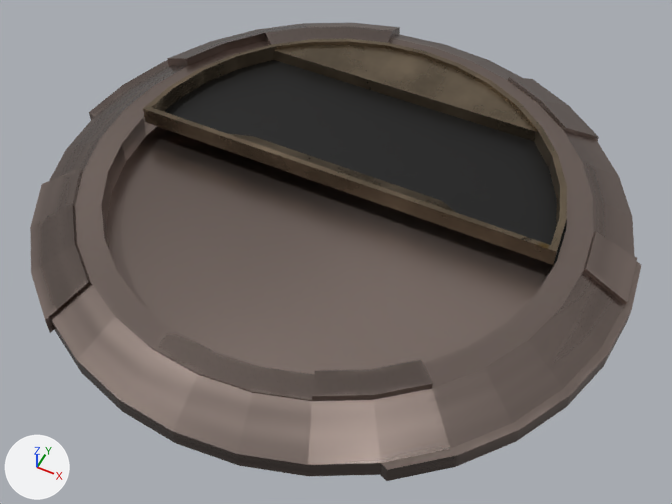
What one commit did to the glTF model Systems Offline/systems-offline/src/3d/Assets/General reuseable assets/Keypad/Keypad base.glb.
Before and after are seen from a camera (50 mm lens) standing at (0.695, -1.382, 1.575) and looking at (0.047, -0.086, -0.046). Lighting does not change. The marker at lower left points along +X, +Y and +Z. The first picture is the older version. Where no turn or scale is listed for an object, it has been applied to the vertices. Vertices at exactly the same position are counted once.

Before the edit, the objects in view are built like this:
```python
me_circle_001 = bpy.data.meshes.new('Circle.001')
me_circle_001.from_pydata(...)  # 195 vertices, 369 faces; spans x -0.524..0.524, y 0.0..0.524, z 0.0..0.043
me_circle_001.materials.append(mat_keypad_base)
me_cylinder = bpy.data.meshes.new('Cylinder')
me_cylinder.from_pydata(...)  # 236 vertices, 468 faces; spans x -1.03..1.02, y -1.0..1.0, z -4.65..1.0
me_cylinder.materials.append(mat_keypad_base_002)
me_plane = bpy.data.meshes.new('Plane')
me_plane.from_pydata([(-0.537, -0.187, 0.0), (0.537, -0.187, 0.0), (-0.404, 0.187, 0.0), (-0.537, -0.008, 0.0), (0.397, 0.187, 0.0), (0.537, 0.009, 0.0)], [], [(3, 0, 1), (1, 5, 4), (4, 2, 3), (1, 4, 3)])
me_plane.materials.append(mat_material_005)  # black #000000
ob_keypad_base = bpy.data.objects.new('keypad base', me_cylinder)
ob_keypad_base.location = (0.0, 0.0, 0.0)
ob_keypad_base.rotation_euler = (0.0, 0.0, 3.142)  # degrees (0, 0, 180)
ob_keypad_base.scale = (-0.689, -0.689, -0.0219)
ob_keypad_screen = bpy.data.objects.new('Keypad screen', me_circle_001)
ob_keypad_screen.location = (0.0, 0.0, 0.066)
ob_plane = bpy.data.objects.new('Plane', me_plane)
ob_plane.location = (0.0, 0.192, 0.067)
```
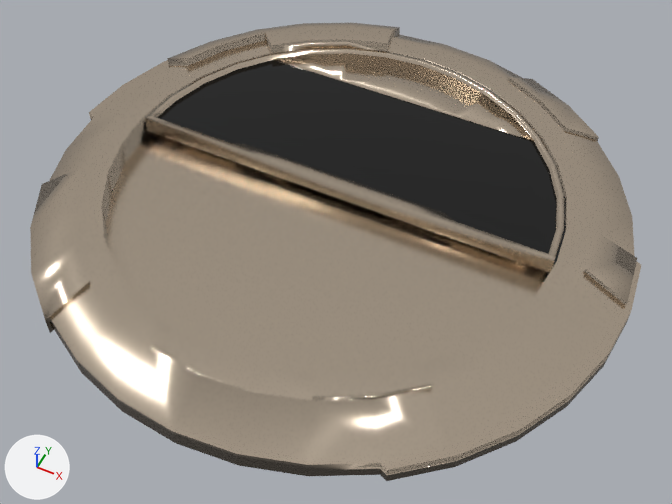
Commit message: update keypad

Changed parts and their boxes [x1, y1, x2, y2] in the pictures (672 x 504 px):
'keypad base', recoloured, shading changed (lighter): [30, 23, 641, 479] in both
'Keypad screen', recoloured, shading changed, moved: before [143, 39, 567, 265]; after [145, 48, 565, 273]

The edits, one by one:
Material 'Cylinder.003' (mat_cylinder_003) is new.
Its base color is (0.682, 0.568, 0.444) (beige #d7c7b2).
Its metallic is 1.0.
Its roughness is 0.194.
me_cylinder has 236 vertices, 468 faces and spans x -1.03..1.02, y -1.0..1.0, z -4.65..1.0.
me_cylinder is used by ob_keypad_base; location (0.0, 0.0, 0.0); rotation (0.0, 0.0, 3.142), in degrees (0, 0, 180); scale (-0.689, -0.689, -0.0219).
me_cylinder no longer uses material mat_keypad_base_002.
me_cylinder part 1: 462 of the faces centred in x -1.03..1.02, y -0.99..0.99, z -4.65..1.0 are now shaded smooth.
me_cylinder gains material mat_cylinder_003 (beige #d7c7b2).
me_circle_001 has 195 vertices, 369 faces and spans x -0.524..0.524, y 0.0..0.524, z 0.0..0.043.
me_circle_001 is used by ob_keypad_screen; location (0.0, 0.0, 0.066).
me_circle_001 no longer uses material mat_keypad_base.
me_circle_001 part 2: 276 of the faces centred in x -0.524..0.524, y 0.0..0.521, z 0.0..0.043 are now shaded smooth.
me_circle_001 gains material mat_cylinder_003 (beige #d7c7b2).
Object 'Keypad screen' (ob_keypad_screen) moves from (0.0, 0.0, 0.066) to (0.0, 0.0, 0.037).
